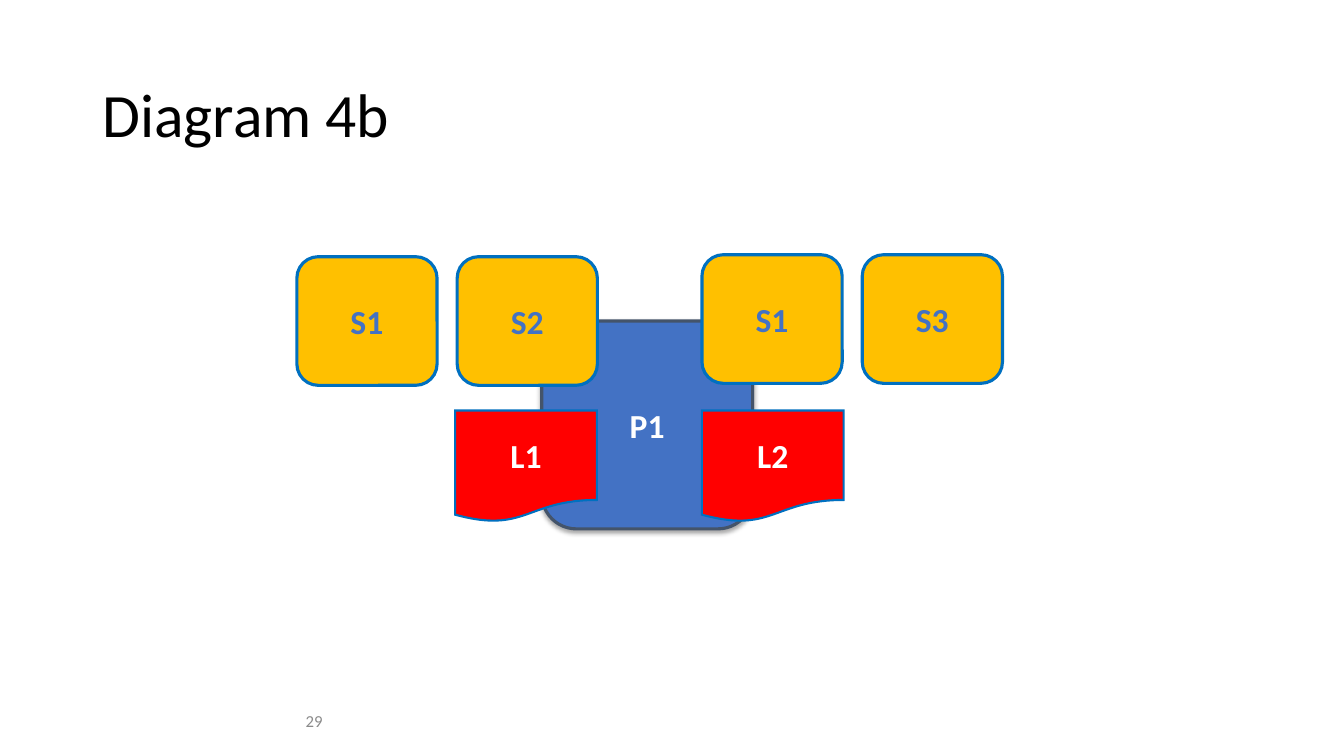
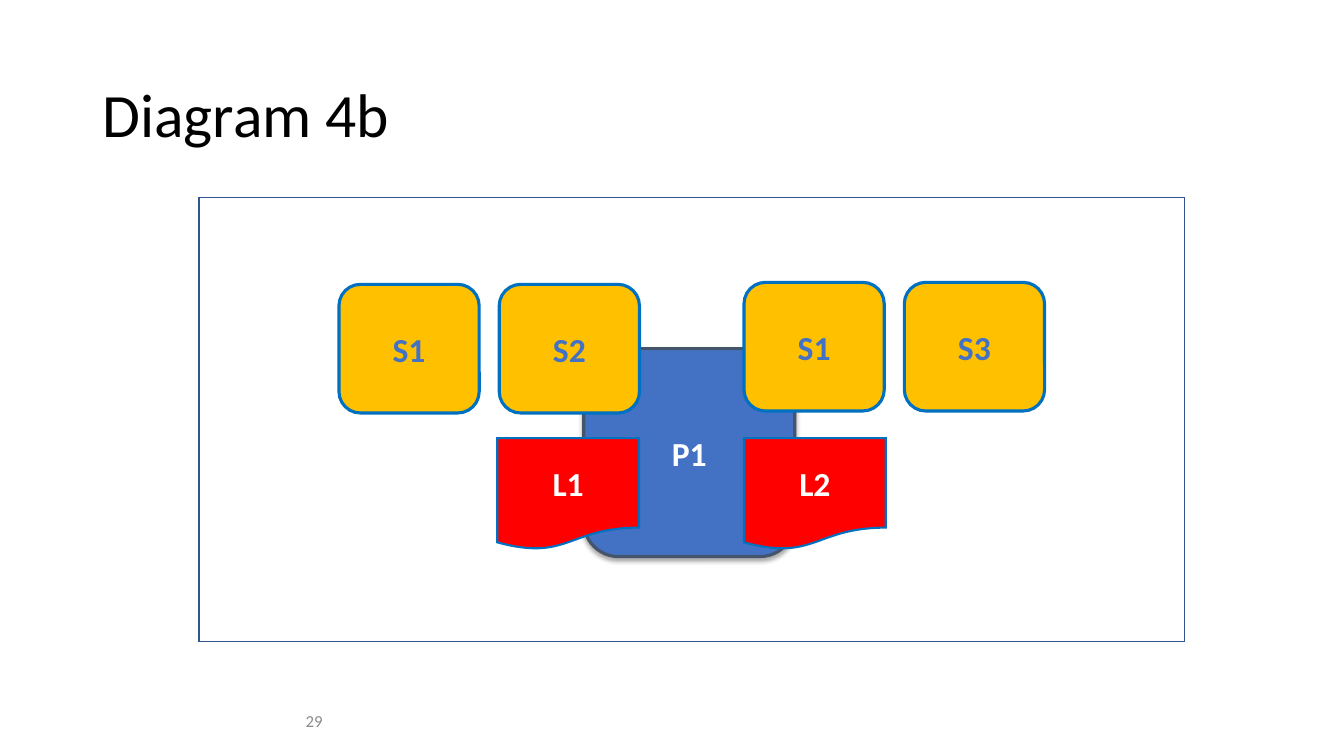
Before and after one commit to FabricTOC/FabricTOC, a slide deck: slide 29 of docs/OtherSourceMaterial/Diagrams.pptx. Drawn at 1344x756 pixels with LibreOffice and Linux fonts; fonts in the diff are those of the drawing. Boxes give left, top, right and bottom in pixels: in the first picture for what was removed or moved away, otherwise in the second. Text is boxed around its words. In the diff, an @@ line names an element or a change of style, - is before the commit and + after.

```diff
--- a/docs/OtherSourceMaterial/Diagrams.pptx
+++ b/docs/OtherSourceMaterial/Diagrams.pptx
@@ rectangle added at [199,198,1185,641], outline #325491 1 pt @@
@@ 4 rounded rectangles: place and size @@
-4 rounded rectangles at [297,255,1002,386]
+4 rounded rectangles at [339,282,1045,413]
@@ rounded rectangle "P1": place and size @@
-rounded rectangle "P1" at [541,322,752,529]
+rounded rectangle "P1" at [584,349,795,557]
@@ flow chart document "L1": place and size @@
-flow chart document "L1" at [456,410,598,522]
+flow chart document "L1" at [497,439,639,551]
@@ flow chart document "L2": place and size @@
-flow chart document "L2" at [702,410,844,522]
+flow chart document "L2" at [744,439,886,551]
```
Also in this commit, not shown: 9 other slides changed, 10 other files.
